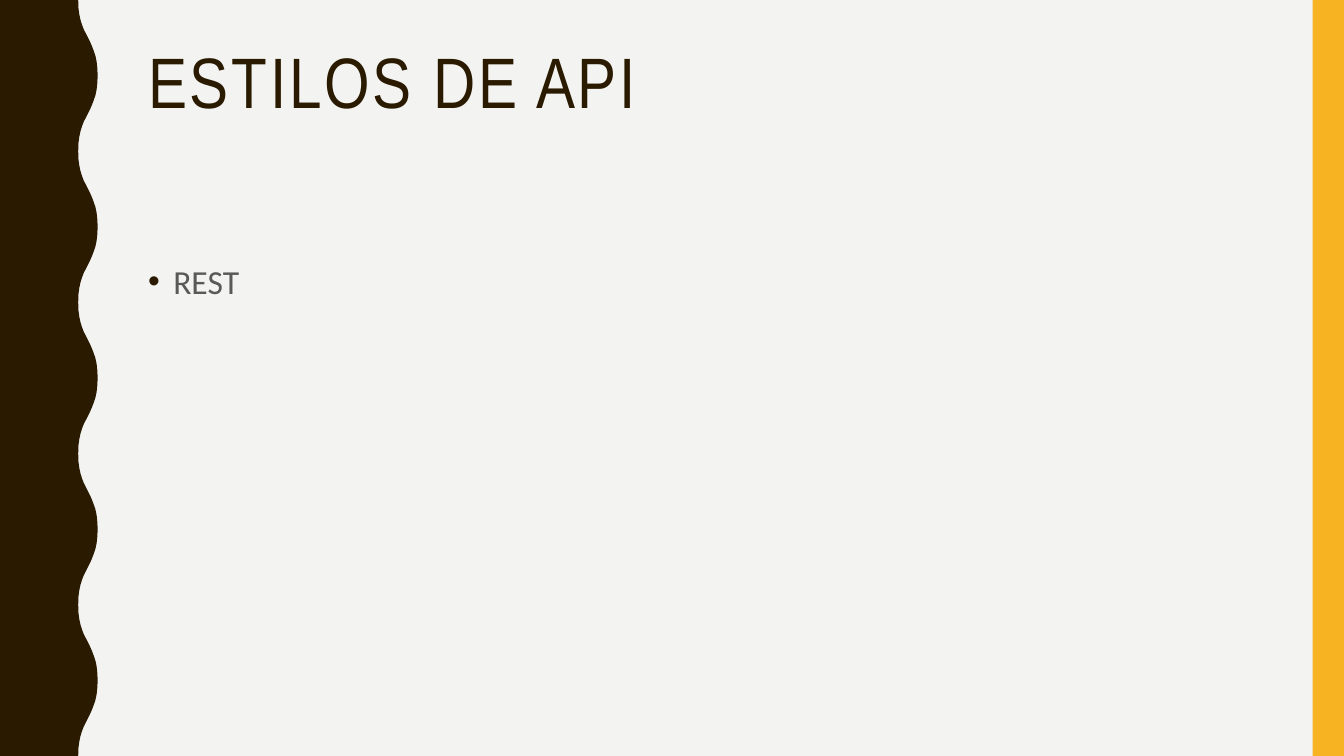
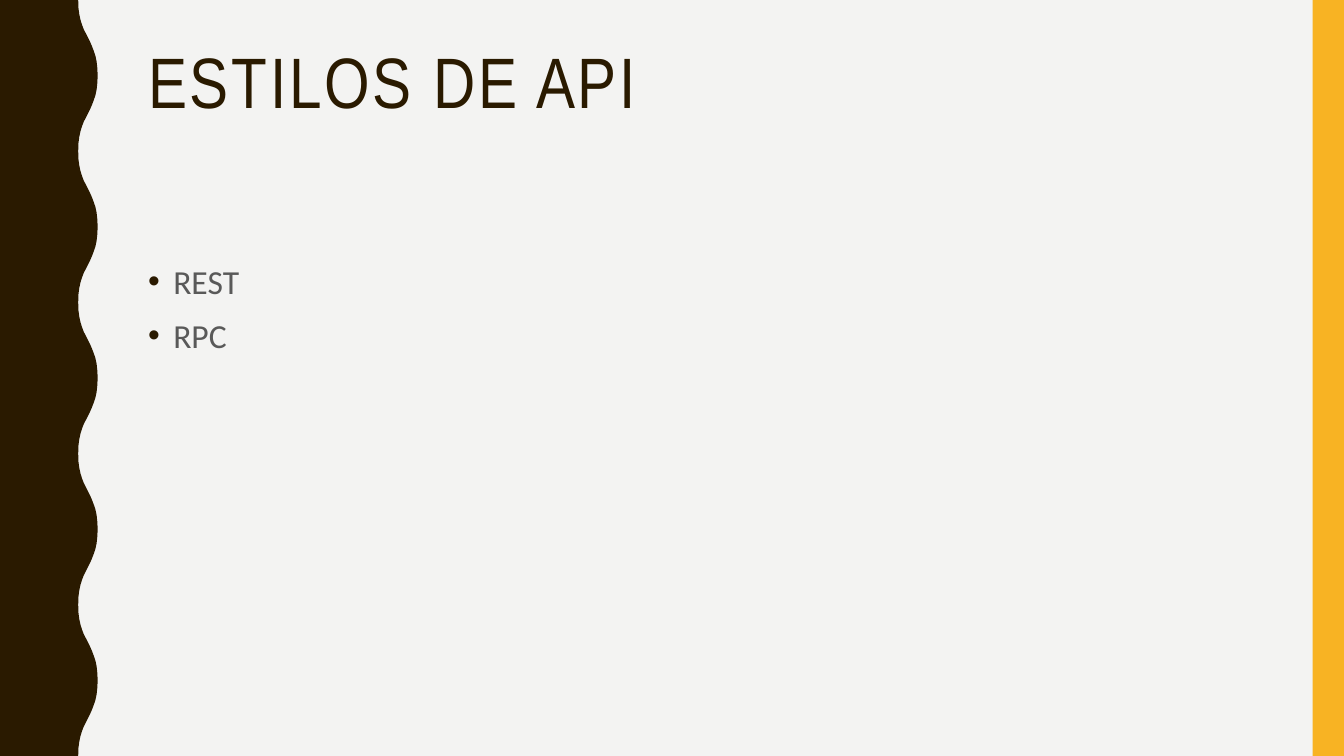
Before and after one commit to crisgon123/backend.tecsup3, a slide deck: slide 4 of Semana 12/Dia 4/WebAPI.pptx. Drawn at 1344x756 pixels with LibreOffice and Linux fonts; fonts in the diff are those of the drawing. Boxes give left, top, right and bottom in pixels: in the first picture for what was removed or moved away, otherwise in the second. Text is boxed around its words. In the diff, an @@ line names an element or a change of style, - is before the commit and + after.

```diff
--- a/Semana 12/Dia 4/WebAPI.pptx
+++ b/Semana 12/Dia 4/WebAPI.pptx
@@ text at (173,326,226,348): paragraph added @@
+• RPC
```
Also in this commit, not shown: 3 other slides changed, 2 slides removed, 2 other files.
